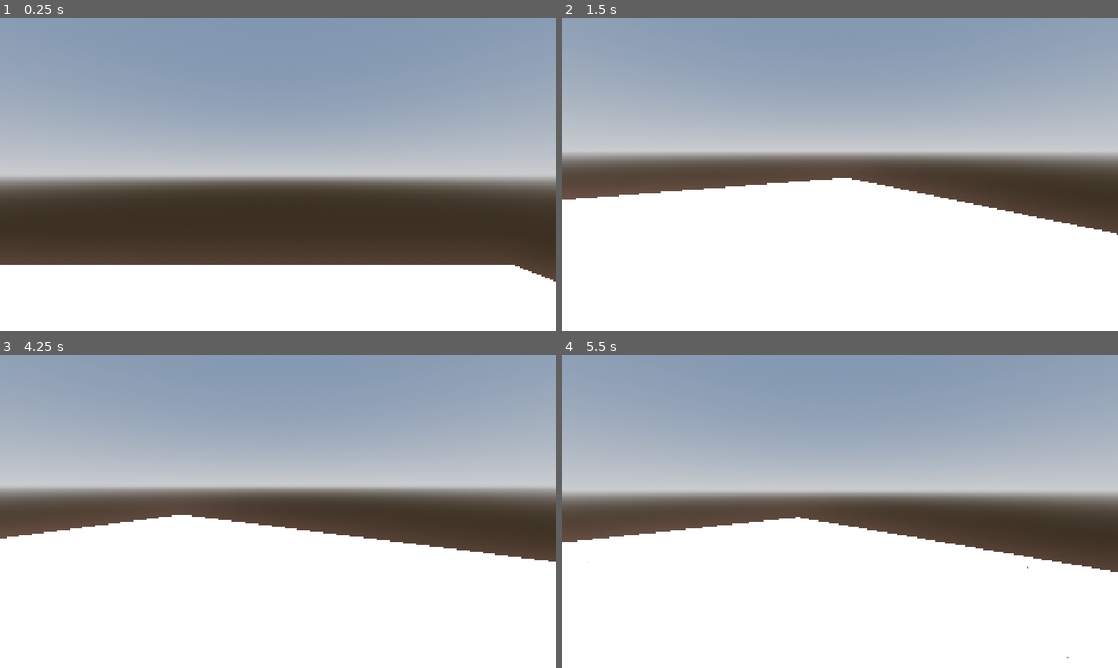
Above: before the commit, frames 1-4 (two rows, left to right).
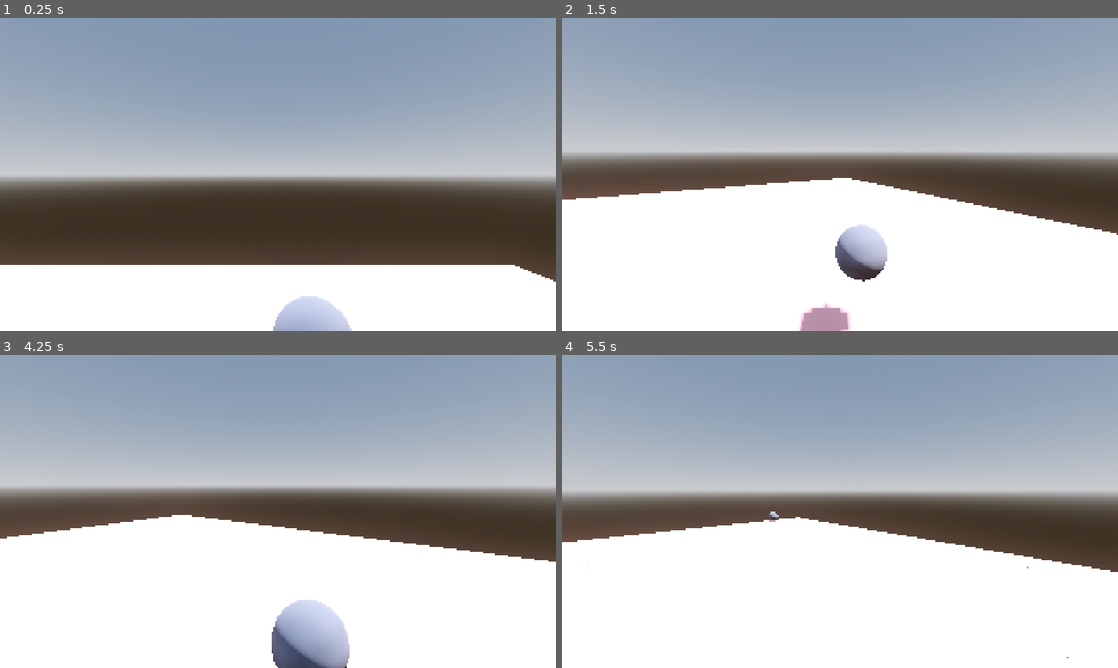
Above: after the commit, the same moments.

Repository: Ye96516/Kick_in
Game: Godot game, scene res://scenes/main/main.tscn
Same seed, same stepped clock (60 frames per second), same inputs: the game is played once before the commit and once after it. The project has no main scene, so this scene is started directly.
Inputs (mouse positions are in pixels of both pictures, inside the frame that each line leads up to):
- Up to frame 1 (0.25 s): no input
- Up to frame 2 (1.5 s): tap Enter (ui_accept) at 0.5, 0.77 s; move the mouse to (962, 158) at 0.52 s; hold Right (ui_right) 0.53-1.28 s; click (962, 158) at 0.67 s; tap R (reset, bound only after the commit) at 1.25 s; move the mouse to (812, 174) at 1.27 s; hold Up (ui_up) from 1.28 s (still down); click (812, 174) at 1.42 s
- Up to frame 3 (4.25 s): keep holding Up (ui_up); tap Enter (ui_accept) at 1.52, 3.02, 3.5, 3.77 s; move the mouse to (289, 505) at 2.02 s; click (289, 505) at 2.17 s; move the mouse to (272, 517) at 2.77 s; click (272, 517) at 2.92 s; move the mouse to (316, 514) at 3.52 s; click (316, 514) at 3.67 s; tap R (reset, bound only after the commit) at 4.15 s
- Up to frame 4 (5.5 s): keep holding Up (ui_up); move the mouse to (795, 508) at 4.27 s; click (795, 508) at 4.42 s; tap Enter (ui_accept) at 4.52 s; move the mouse to (845, 511) at 5.02 s; click (845, 511) at 5.17 s

The runs differ from the first frame. In frame 1, 1.2% of the frame differs, in the area x 49-64%, y 88-100%; in frame 2, 1.9%; in frame 3, 2.6%, in the area x 48-63%, y 78-100%; in frame 4, less than 0.1%.

Commit message:
添加踢球功能和球筐场景及功能

Diff:
--- /dev/null
+++ b/global/global.gd
@@ -0,0 +1,3 @@
+extends Node
+
+var socre_occer:bool
--- a/project.godot
+++ b/project.godot
@@ -13,6 +13,10 @@
 config/name="KickIn"
 config/features=PackedStringArray("4.4", "Forward Plus")
 config/icon="res://icon.svg"
+
+[autoload]
+
+Global="*res://global/global.gd"
 
 [display]
 
@@ -51,3 +55,8 @@
 "deadzone": 0.2,
 "events": []
 }
+reset={
+"deadzone": 0.2,
+"events": [null, Object(InputEventKey,"resource_local_to_scene":false,"resource_name":"","device":-1,"window_id":0,"alt_pressed":false,"shift_pressed":false,"ctrl_pressed":false,"meta_pressed":false,"pressed":false,"keycode":0,"physical_keycode":82,"key_label":0,"unicode":114,"location":0,"echo":false,"script":null)
+]
+}
--- /dev/null
+++ b/scenes/ball/ball.gd
@@ -0,0 +1,27 @@
+class_name Ball extends CharacterBody3D
+
+@export var death_instance:int=50
+
+func _ready() -> void:
+	set_physics_process(false)
+
+func throw(v:Vector3):
+	reparent(get_tree().current_scene)
+	set_physics_process(true)
+	self.velocity=v
+
+func _physics_process(delta: float) -> void:
+	if not is_on_floor():
+		velocity += get_gravity() * delta
+
+	death_sentence()
+
+	move_and_slide()
+
+func death_sentence():
+	if abs(global_position.x)>death_instance:
+		queue_free()
+	if abs(global_position.y)>death_instance:
+		queue_free()
+	if abs(global_position.z)>death_instance:
+		queue_free()
--- /dev/null
+++ b/scenes/ball/ball.tscn
@@ -0,0 +1,25 @@
+[gd_scene load_steps=5 format=3 uid="uid://c8spd0hew7070"]
+
+[ext_resource type="Script" uid="uid://wup35t1h8dbb" path="res://scenes/ball/ball.gd" id="1_oqv3d"]
+
+[sub_resource type="SphereMesh" id="SphereMesh_5a6bx"]
+radius = 0.25
+height = 0.5
+radial_segments = 16
+rings = 8
+
+[sub_resource type="StandardMaterial3D" id="StandardMaterial3D_oqv3d"]
+albedo_color = Color(0.415686, 0.431373, 0.501961, 1)
+
+[sub_resource type="SphereShape3D" id="SphereShape3D_5a6bx"]
+radius = 0.25
+
+[node name="Ball" type="CharacterBody3D"]
+script = ExtResource("1_oqv3d")
+
+[node name="Ball" type="MeshInstance3D" parent="."]
+mesh = SubResource("SphereMesh_5a6bx")
+surface_material_override/0 = SubResource("StandardMaterial3D_oqv3d")
+
+[node name="CollisionShape3D" type="CollisionShape3D" parent="."]
+shape = SubResource("SphereShape3D_5a6bx")
--- a/scenes/main/main.tscn
+++ b/scenes/main/main.tscn
@@ -1,7 +1,8 @@
-[gd_scene load_steps=6 format=3 uid="uid://c4k8bqo7xxfft"]
+[gd_scene load_steps=7 format=3 uid="uid://c4k8bqo7xxfft"]
 
 [ext_resource type="MeshLibrary" uid="uid://cvxvl2xu7ylcy" path="res://lib.tres" id="1_hyk8p"]
-[ext_resource type="PackedScene" uid="uid://bs72ogkvdd7d6" path="res://proto_controller.tscn" id="2_iuonh"]
+[ext_resource type="PackedScene" uid="uid://bs72ogkvdd7d6" path="res://scenes/player/proto_controller.tscn" id="2_iuonh"]
+[ext_resource type="PackedScene" uid="uid://didxir1bgp4rw" path="res://scenes/soccer_goal/soccer_goal.tscn" id="3_k2fmo"]
 
 [sub_resource type="ProceduralSkyMaterial" id="ProceduralSkyMaterial_iuonh"]
 sky_horizon_color = Color(0.662243, 0.671743, 0.686743, 1)
@@ -41,3 +42,6 @@
 input_forward = "move_forward"
 input_back = "move_backward"
 input_jump = "move_up"
+
+[node name="SoccerGoal" parent="." instance=ExtResource("3_k2fmo")]
+transform = Transform3D(-0.0177142, 0, -0.999843, 0, 1, 0, 0.999843, 0, -0.0177142, 6.96146, 1.00587, -1.58027)
--- a/proto_controller.gd
+++ b/scenes/player/proto_controller.gd
@@ -44,6 +44,10 @@
 ## Name of Input Action to toggle freefly mode.
 @export var input_freefly : String = "freefly"
 
+@export_group("Other")
+@export var throw_froce:Vector3=Vector3(1,0,-10)
+@export var ball:PackedScene
+
 var mouse_captured : bool = false
 var look_rotation : Vector2
 var move_speed : float =0.0
@@ -53,15 +57,31 @@
 @onready var head: Node3D = $Head
 @onready var collider: CollisionShape3D = $Collider
 
+@onready var marker_3d: Marker3D = %Marker3D
+
 func _ready() -> void:
 	check_input_mappings()
 	look_rotation.y = rotation.y
 	look_rotation.x = head.rotation.x
 
 func _unhandled_input(event: InputEvent) -> void:
+	print(basis)
+	#射击逻辑
+	if mouse_captured and Input.is_mouse_button_pressed(MOUSE_BUTTON_LEFT):
+		if marker_3d.get_child_count():
+			marker_3d.get_child(0).throw(Vector3(-10*basis.z.x,1,-10*basis.z.z))
+			pass
+
+	if Input.is_action_just_pressed("reset"):
+		if not marker_3d.get_child_count():
+			var bi=ball.instantiate()
+			marker_3d.add_child(bi)
+			bi.global_position=marker_3d.global_position
+
 	# Mouse capturing
 	if Input.is_mouse_button_pressed(MOUSE_BUTTON_LEFT):
 		capture_mouse()
+
 	if Input.is_key_pressed(KEY_ESCAPE):
 		release_mouse()
 
@@ -117,6 +137,7 @@
 
 	# Use velocity to actually move
 	move_and_slide()
+
 
 
 ## Rotate us to look around.
--- a/proto_controller.tscn
+++ b/scenes/player/proto_controller.tscn
@@ -1,6 +1,7 @@
-[gd_scene load_steps=5 format=3 uid="uid://bs72ogkvdd7d6"]
+[gd_scene load_steps=6 format=3 uid="uid://bs72ogkvdd7d6"]
 
-[ext_resource type="Script" uid="uid://b42vlnuufrclv" path="res://proto_controller.gd" id="1_ucva2"]
+[ext_resource type="Script" uid="uid://b42vlnuufrclv" path="res://scenes/player/proto_controller.gd" id="1_ucva2"]
+[ext_resource type="PackedScene" uid="uid://c8spd0hew7070" path="res://scenes/ball/ball.tscn" id="2_7avfm"]
 
 [sub_resource type="StandardMaterial3D" id="StandardMaterial3D_iof21"]
 albedo_color = Color(0.91806, 0.575202, 0.222449, 1)
@@ -13,9 +14,10 @@
 radius = 0.4
 height = 1.8
 
-[node name="ProtoController" type="CharacterBody3D"]
+[node name="Player" type="CharacterBody3D"]
 script = ExtResource("1_ucva2")
 base_speed = 100.0
+ball = ExtResource("2_7avfm")
 
 [node name="Mesh" type="MeshInstance3D" parent="."]
 transform = Transform3D(1, 0, 0, 0, 1, 0, 0, 0, 1, 0, 0.9, 0)
@@ -31,3 +33,9 @@
 transform = Transform3D(1, 0, 0, 0, 1, 0, 0, 0, 1, 0, 1.7, 0)
 
 [node name="Camera3D" type="Camera3D" parent="Head"]
+
+[node name="Marker3D" type="Marker3D" parent="."]
+unique_name_in_owner = true
+transform = Transform3D(0.965926, 0.258819, 0, -0.258819, 0.965926, 0, 0, 0, 1, 0.2, 0.7, -1.2)
+
+[node name="Ball" parent="Marker3D" instance=ExtResource("2_7avfm")]
--- /dev/null
+++ b/scenes/soccer_goal/soccer_goal.gd
@@ -0,0 +1,7 @@
+extends StaticBody3D
+
+func _on_soccer_goal_body_entered(body: Node3D) -> void:
+	if body is Ball:
+		body.queue_free()
+		Global.socre_occer=true
+	pass # Replace with function body.
--- /dev/null
+++ b/scenes/soccer_goal/soccer_goal.tscn
@@ -0,0 +1,53 @@
+[gd_scene load_steps=7 format=3 uid="uid://didxir1bgp4rw"]
+
+[ext_resource type="Script" uid="uid://cbm5jjwekkgf2" path="res://scenes/soccer_goal/soccer_goal.gd" id="1_3ro1w"]
+
+[sub_resource type="BoxMesh" id="BoxMesh_ambr6"]
+size = Vector3(0.15, 2, 2)
+
+[sub_resource type="BoxShape3D" id="BoxShape3D_v1usg"]
+size = Vector3(1.86914, 1.97803, 1)
+
+[sub_resource type="ConcavePolygonShape3D" id="ConcavePolygonShape3D_3ro1w"]
+data = PackedVector3Array(-0.075, 1, 1, 0.075, 1, 1, -0.075, -1, 1, 0.075, 1, 1, 0.075, -1, 1, -0.075, -1, 1, 0.075, 1, -1, -0.075, 1, -1, 0.075, -1, -1, -0.075, 1, -1, -0.075, -1, -1, 0.075, -1, -1, 0.075, 1, 1, 0.075, 1, -1, 0.075, -1, 1, 0.075, 1, -1, 0.075, -1, -1, 0.075, -1, 1, -0.075, 1, -1, -0.075, 1, 1, -0.075, -1, -1, -0.075, 1, 1, -0.075, -1, 1, -0.075, -1, -1, 0.075, 1, 1, -0.075, 1, 1, 0.075, 1, -1, -0.075, 1, 1, -0.075, 1, -1, 0.075, 1, -1, -0.075, -1, 1, 0.075, -1, 1, -0.075, -1, -1, 0.075, -1, 1, 0.075, -1, -1, -0.075, -1, -1)
+
+[sub_resource type="ConcavePolygonShape3D" id="ConcavePolygonShape3D_v1usg"]
+data = PackedVector3Array(-0.075, 1, 1, 0.075, 1, 1, -0.075, -1, 1, 0.075, 1, 1, 0.075, -1, 1, -0.075, -1, 1, 0.075, 1, -1, -0.075, 1, -1, 0.075, -1, -1, -0.075, 1, -1, -0.075, -1, -1, 0.075, -1, -1, 0.075, 1, 1, 0.075, 1, -1, 0.075, -1, 1, 0.075, 1, -1, 0.075, -1, -1, 0.075, -1, 1, -0.075, 1, -1, -0.075, 1, 1, -0.075, -1, -1, -0.075, 1, 1, -0.075, -1, 1, -0.075, -1, -1, 0.075, 1, 1, -0.075, 1, 1, 0.075, 1, -1, -0.075, 1, 1, -0.075, 1, -1, 0.075, 1, -1, -0.075, -1, 1, 0.075, -1, 1, -0.075, -1, -1, 0.075, -1, 1, 0.075, -1, -1, -0.075, -1, -1)
+
+[sub_resource type="ConcavePolygonShape3D" id="ConcavePolygonShape3D_18fpu"]
+data = PackedVector3Array(-0.075, 1, 1, 0.075, 1, 1, -0.075, -1, 1, 0.075, 1, 1, 0.075, -1, 1, -0.075, -1, 1, 0.075, 1, -1, -0.075, 1, -1, 0.075, -1, -1, -0.075, 1, -1, -0.075, -1, -1, 0.075, -1, -1, 0.075, 1, 1, 0.075, 1, -1, 0.075, -1, 1, 0.075, 1, -1, 0.075, -1, -1, 0.075, -1, 1, -0.075, 1, -1, -0.075, 1, 1, -0.075, -1, -1, -0.075, 1, 1, -0.075, -1, 1, -0.075, -1, -1, 0.075, 1, 1, -0.075, 1, 1, 0.075, 1, -1, -0.075, 1, 1, -0.075, 1, -1, 0.075, 1, -1, -0.075, -1, 1, 0.075, -1, 1, -0.075, -1, -1, 0.075, -1, 1, 0.075, -1, -1, -0.075, -1, -1)
+
+[node name="SoccerGoal" type="StaticBody3D"]
+script = ExtResource("1_3ro1w")
+
+[node name="SoccerGoal" type="Area3D" parent="."]
+
+[node name="Left" type="MeshInstance3D" parent="SoccerGoal"]
+transform = Transform3D(1, 0, 0, 0, 1, 0, 0, 0, 1, -1, 1, 0)
+mesh = SubResource("BoxMesh_ambr6")
+
+[node name="Rigth" type="MeshInstance3D" parent="SoccerGoal"]
+transform = Transform3D(1, 0, 0, 0, 1, 0, 0, 0, 1, 1, 1, 0)
+mesh = SubResource("BoxMesh_ambr6")
+
+[node name="Back" type="MeshInstance3D" parent="SoccerGoal"]
+transform = Transform3D(-4.37114e-08, 0, 1, 0, 1, 0, -1, 0, -4.37114e-08, 0, 1, -1)
+mesh = SubResource("BoxMesh_ambr6")
+
+[node name="CollisionShape3D" type="CollisionShape3D" parent="SoccerGoal"]
+transform = Transform3D(1, 0, 0, 0, 1, 0, 0, 0, 1, -0.00585938, 0.989014, 0)
+shape = SubResource("BoxShape3D_v1usg")
+
+[node name="Left" type="CollisionShape3D" parent="."]
+transform = Transform3D(1, 0, 0, 0, 1, 0, 0, 0, 1, -1, 1, 0)
+shape = SubResource("ConcavePolygonShape3D_3ro1w")
+
+[node name="Right" type="CollisionShape3D" parent="."]
+transform = Transform3D(1, 0, 0, 0, 1, 0, 0, 0, 1, 1, 1, 0)
+shape = SubResource("ConcavePolygonShape3D_v1usg")
+
+[node name="Back" type="CollisionShape3D" parent="."]
+transform = Transform3D(-4.37114e-08, 0, 1, 0, 1, 0, -1, 0, -4.37114e-08, 0, 1, -1)
+shape = SubResource("ConcavePolygonShape3D_18fpu")
+
+[connection signal="body_entered" from="SoccerGoal" to="." method="_on_soccer_goal_body_entered"]
Not shown, added: global/global.gd.uid
Not shown: 2 places in lib.tres that only renumber resources
Not shown, added: scenes/ball/ball.gd.uid
Renamed: proto_controller.gd.uid -> scenes/player/proto_controller.gd.uid
Not shown, added: scenes/soccer_goal/soccer_goal.gd.uid
